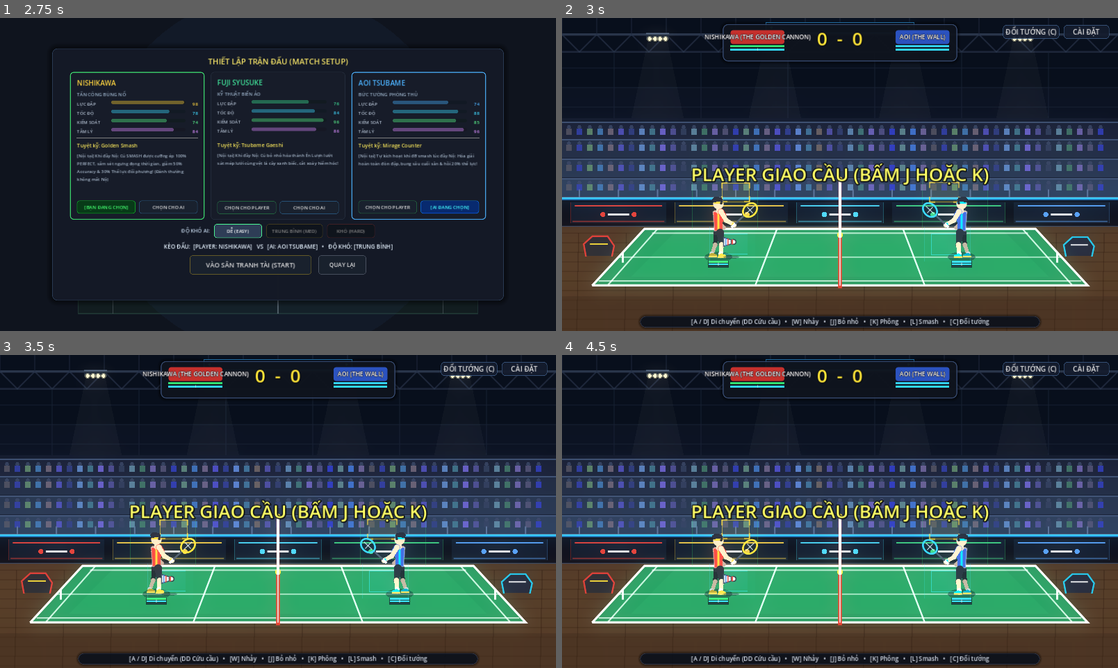
Above: before the commit, frames 1-4 (two rows, left to right).
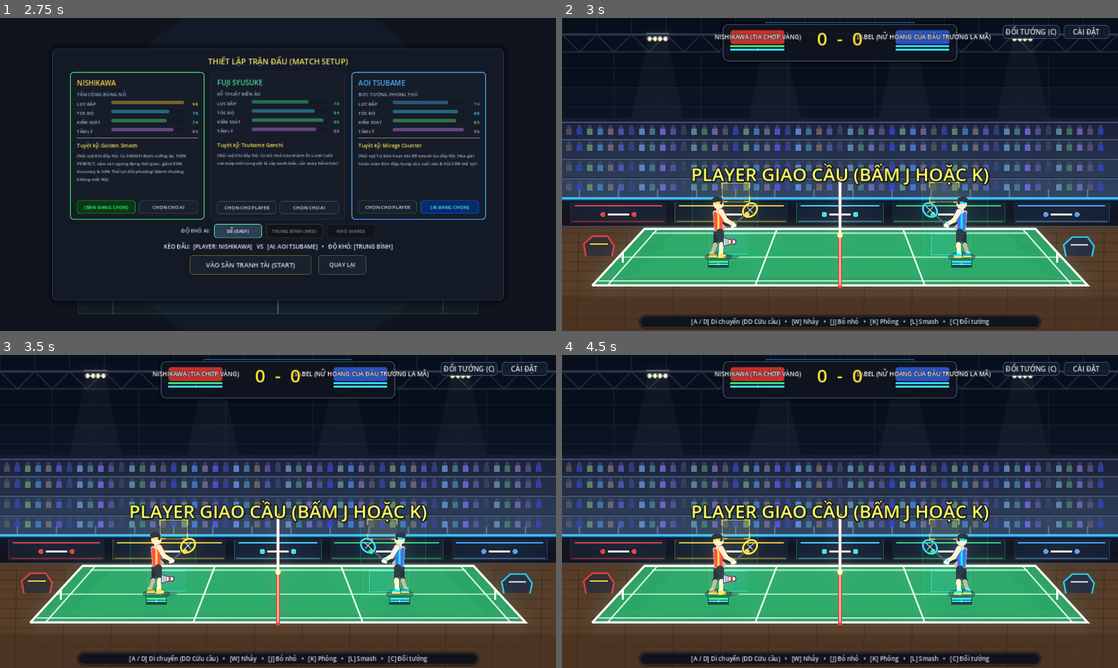
Above: after the commit, the same moments.

Repository: Lurz0205/kaiser-shuttle
Game: Godot game, scene res://scenes/Main.tscn
Same seed, same stepped clock (60 frames per second), same inputs: the game is played once before the commit and once after it.
Inputs:
- Up to frame 1 (2.75 s): click "BẮT ĐẦU TRANH TÀI (PLAY)" at 0.5 s; click "DỄ (EASY)" at 1.25 s; click "DỄ (EASY)" at 2 s
- Up to frame 2 (3 s): click "VÀO SÂN TRANH TÀI (START)" at 2.75 s
- Up to frame 3 (3.5 s): no input
- Up to frame 4 (4.5 s): click "ĐỔI TƯỚNG (C)" at 3.5 s; click "VÀO SÂN TRANH TÀI (START)" at 4.25 s

Frame 1 is identical in both runs. In frame 2, 0.6% of the frame differs, in the area x 25-78%, y 4-8%; in frame 3, 0.6%; in frame 4, 0.6%.

Commit message:
feat: Isabel rename, AI hard stamina & anti-net blunder, Fuji gale vortex, target points & BWF deuce for scripts/core/character_stats.gd

Diff:
--- a/scripts/core/character_stats.gd
+++ b/scripts/core/character_stats.gd
@@ -225,6 +225,11 @@
 
 ## Accuracy thấp (< 50%) hoặc Thể lực cạn kiệt (< 35%) sẽ tạo ra lỗi đánh hỏng (rúc lưới, out sân, đánh hụt)
 func check_unforced_blunder(shot_type: String = "") -> String:
+	# Cú bỏ nhỏ (drop) tuyệt đối không rúc lưới gây mất điểm lãng xẹt:
+	# Nếu mệt mỏi / accuracy thấp thì cú bỏ nhỏ sẽ chuyển thành bung cầu non (weak return/chance ball) cho đối thủ
+	if shot_type == "drop":
+		return "none"
+
 	var is_smash_shot = (shot_type == "smash" or shot_type == "kill_smash" or shot_type == "boom_smash")
 	var acc_p = clamp((50.0 - accuracy) / 50.0, 0.0, 1.0) if accuracy < 50.0 else 0.0
 	var sta_p = clamp((35.0 - stamina) / 35.0, 0.0, 1.0) if stamina < 35.0 else 0.0
@@ -301,9 +306,9 @@
 static func create_nishikawa() -> Resource:
 	var s = load("res://scripts/core/character_stats.gd").new()
 	s.character_id = "nishikawa"
-	s.character_name = "Nishikawa (The Golden Cannon)"
+	s.character_name = "Nishikawa (Tia chớp vàng)"
 	s.special_skill_id = "golden_smash"
-	s.special_skill_name = "Nishikawa Golden Smash"
+	s.special_skill_name = "Golden Smash"
 	s.power = 98.0
 	s.agility = 78.0
 	s.control = 74.0
@@ -313,7 +318,7 @@
 static func create_fuji() -> Resource:
 	var s = load("res://scripts/core/character_stats.gd").new()
 	s.character_id = "fuji"
-	s.character_name = "Fuji (The Maestro)"
+	s.character_name = "Fuji (Cơn lốc xanh)"
 	s.special_skill_id = "tsubame_gaeshi"
 	s.special_skill_name = "Tsubame Gaeshi"
 	s.power = 76.0
@@ -325,9 +330,9 @@
 static func create_wall() -> Resource:
 	var s = load("res://scripts/core/character_stats.gd").new()
 	s.character_id = "wall"
-	s.character_name = "Aoi (The Wall)"
+	s.character_name = "Isabel (Nữ hoàng của đấu trường La Mã)"
 	s.special_skill_id = "mirage_counter"
-	s.special_skill_name = "Mirage Counter"
+	s.special_skill_name = "Mirage Shield"
 	s.power = 74.0
 	s.agility = 88.0
 	s.control = 85.0
